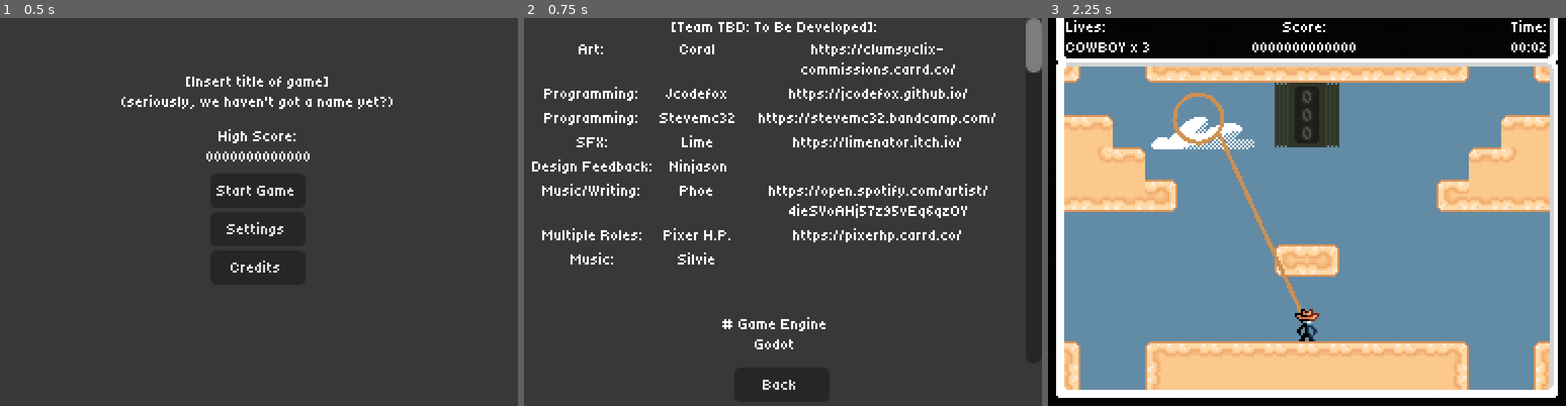
Above: before the commit, frames 1-3 (left to right).
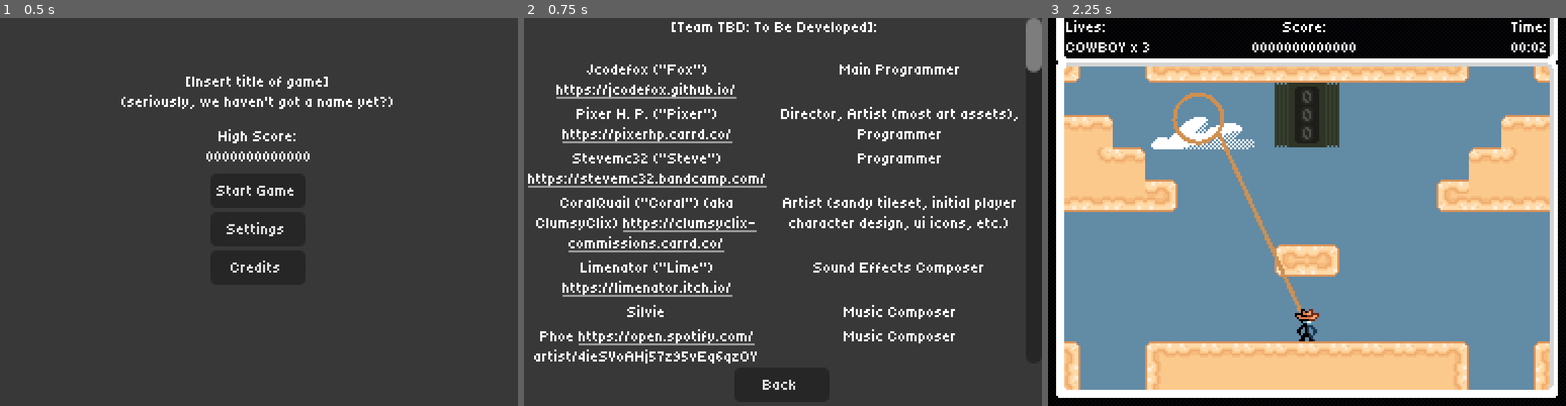
Above: after the commit, the same moments.

Repository: Jcodefox/GMTK-2025
Game: Godot game, scene res://scenes/topscenes/title_topscene.tscn
Two runs of this game, one before a commit and one after it. Both use one fixed random seed, a clock stepped at 60 frames per second and the inputs below.
Inputs:
- Up to frame 1 (0.5 s): no input
- Up to frame 2 (0.75 s): click "Credits" at 0.5 s
- Up to frame 3 (2.25 s): click "Back" at 1.25 s; click "Start Game" at 2 s

Frame 1 is identical in both runs. In frame 2, 12% of the frame differs, in the area x 0-100%, y 6-90%; in frame 3, nothing differs.

Commit message:
Update credits text and functionality

Diff:
--- a/scenes/topscenes/title_topscene.tscn
+++ b/scenes/topscenes/title_topscene.tscn
@@ -1,7 +1,8 @@
-[gd_scene load_steps=3 format=3 uid="uid://bwd23iblylkty"]
-
-[ext_resource type="Script" uid="uid://2jgx211gio68" path="res://scripts/prefabs/title_topscene.gd" id="1_gbtve"]
+[gd_scene load_steps=4 format=3 uid="uid://bwd23iblylkty"]
+
+[ext_resource type="Script" path="res://scripts/prefabs/title_topscene.gd" id="1_gbtve"]
 [ext_resource type="Theme" uid="uid://bk5ddumg2jusp" path="res://assets/style/text.tres" id="1_yqnk8"]
+[ext_resource type="Script" uid="uid://do14ocxpjhslc" path="res://scripts/credits.gd" id="3_68jhd"]
 
 [node name="TitleTopscene" type="Control"]
 layout_mode = 3
@@ -98,40 +99,47 @@
 offset_right = 256.0
 offset_bottom = 192.0
 
-[node name="RichTextLabel" type="RichTextLabel" parent="Credits"]
+[node name="CreditsText" type="RichTextLabel" parent="Credits"]
 layout_mode = 0
 offset_right = 256.0
 offset_bottom = 171.0
 theme = ExtResource("1_yqnk8")
 bbcode_enabled = true
 text = "[Team TBD: To Be Developed]:
-[table={3}]
-[cell]Art:[/cell][cell]Coral[/cell][cell]https://clumsyclix-commissions.carrd.co/[/cell]
-[cell]Programming:[/cell][cell]Jcodefox[/cell][cell]https://jcodefox.github.io/[/cell][cell]Programming:[/cell][cell]Stevemc32[/cell][cell]https://stevemc32.bandcamp.com/[/cell][cell]SFX:[/cell][cell]Lime[/cell][cell]https://limenator.itch.io/[/cell][cell]Design Feedback:[/cell][cell] Ninjason[/cell][cell][/cell][cell]Music/Writing:[/cell][cell]Phoe[/cell][cell]https://open.spotify.com/artist/4ieSVoAHj57z95vEq6qzOY[/cell][cell]Multiple Roles:[/cell][cell]Pixer H.P.[/cell][cell]https://pixerhp.carrd.co/[/cell][cell]Music:[/cell][cell]Silvie[/cell][cell][/cell]
+
+[table={2}]
+[cell]Jcodefox (\"Fox\")
+[url]https://jcodefox.github.io/[/url][/cell][cell]Main Programmer[/cell]
+[cell]Pixer H. P. (\"Pixer\")
+[url]https://pixerhp.carrd.co/[/url][/cell][cell]Director, Artist (most art assets), Programmer[/cell]
+[cell]Stevemc32 (\"Steve\")
+[url]https://stevemc32.bandcamp.com/[/url][/cell][cell]Programmer[/cell]
+[cell]CoralQuail (\"Coral\") (aka ClumsyClix) [url]https://clumsyclix-commissions.carrd.co/[/url][/cell][cell]Artist (sandy tileset, initial player character design, ui icons, etc.)[/cell]
+[cell]Limenator (\"Lime\")
+[url]https://limenator.itch.io/[/url][/cell][cell]Sound Effects Composer[/cell]
+[cell]Silvie[/cell][cell]Music Composer[/cell]
+[cell]Phoe [url]https://open.spotify.com/artist/4ieSVoAHj57z95vEq6qzOY[/url][/cell][cell]Music Composer[/cell]
+[cell]Ninjason[/cell][cell]Light Development Feedback[/cell]
 [/table]
 
-
-# Game Engine
-Godot
+Godot  -  Game Engine
+[url]https://godotengine.org/license/[/url]
 
 # Text editors
 Neovim
 VSCode
 
 # Art and Graphics
-Aseprite
-IbisPaint X
-Krita
+Aseprite (used by Pixer)
+Krita (used by Coral)
 
 # Music and SFX
-FL Studio
 LMMS
 mixcraft 10
 Audacity
 Ableton Live Lite 12
 
 # And for those of you who like legal jargon
-https://godotengine.org/license/
 
 Copyright 2022-2024 The Tiny5 Project Authors (https://github.com/Gissio/font_tiny5)
 
@@ -228,6 +236,7 @@
 OTHER DEALINGS IN THE FONT SOFTWARE."
 horizontal_alignment = 1
 vertical_alignment = 1
+script = ExtResource("3_68jhd")
 
 [node name="Back" type="Button" parent="Credits"]
 layout_mode = 1
@@ -242,3 +251,5 @@
 text = "Back
 "
 metadata/_edit_use_anchors_ = true
+
+[connection signal="meta_clicked" from="Credits/CreditsText" to="Credits/CreditsText" method="_on_meta_clicked"]
--- /dev/null
+++ b/scripts/credits.gd
@@ -0,0 +1,4 @@
+extends Node
+
+func _on_meta_clicked(meta):
+	OS.shell_open(str(meta))
Not shown, added: scripts/credits.gd.uid
